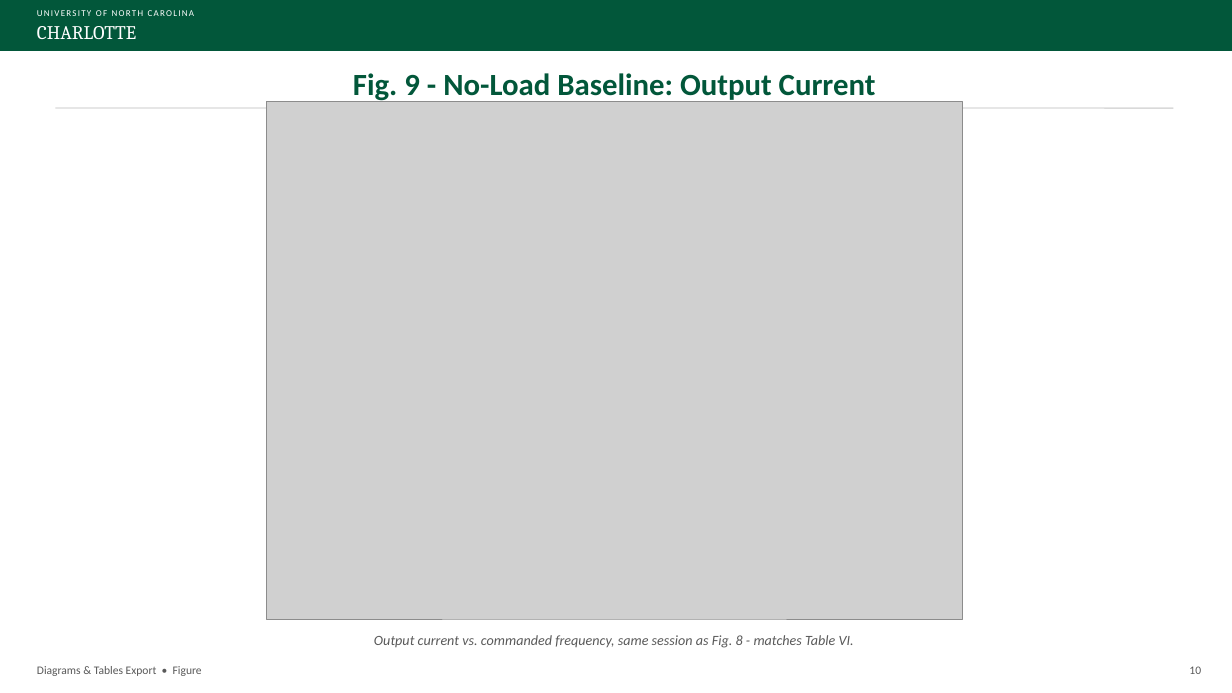
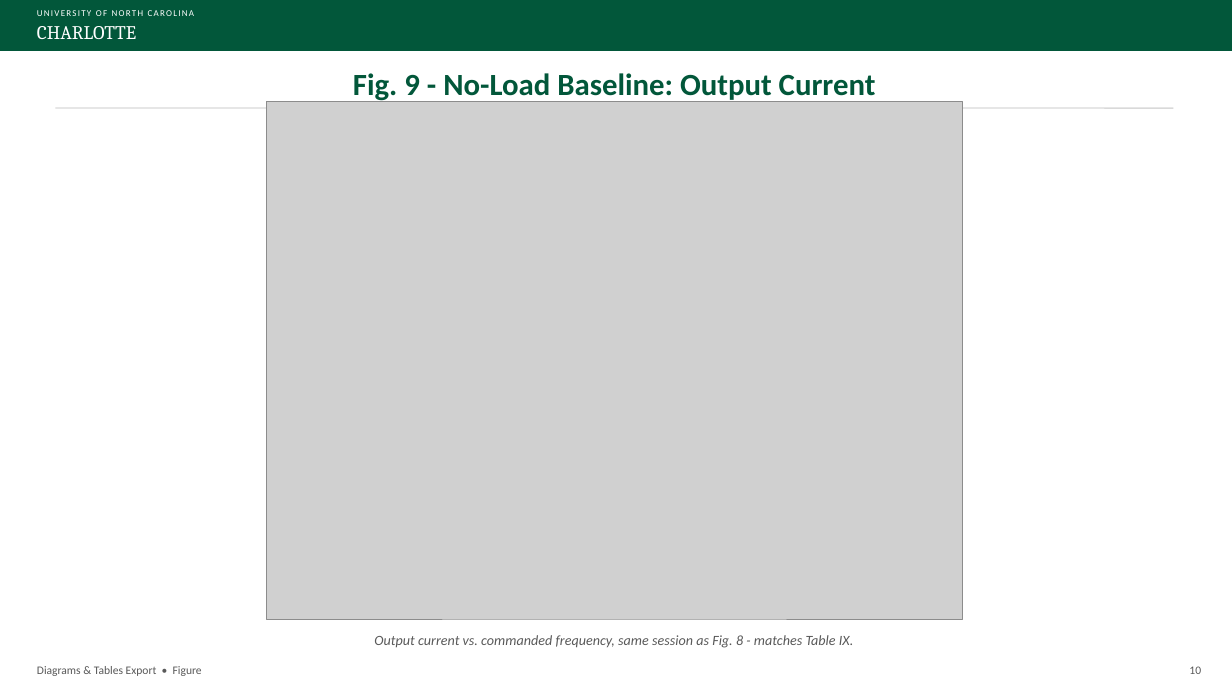
Before and after one commit to David-4529/Capstone, a slide deck: slide 10 of docs/paper/Sensorless_Load_Estimation_Diagrams_Tables_Export_Rev13.pptx. Drawn at 1232x693 pixels with LibreOffice and Linux fonts; fonts in the diff are those of the drawing; grey boxes stand for pictures. Boxes give left, top, right and bottom in pixels: in the first picture for what was removed or moved away, otherwise in the second. Text is boxed around its words. In the diff, an @@ line names an element or a change of style, - is before the commit and + after.

```diff
--- a/docs/paper/Sensorless_Load_Estimation_Diagrams_Tables_Export_Rev13.pptx
+++ b/docs/paper/Sensorless_Load_Estimation_Diagrams_Tables_Export_Rev13.pptx
@@ text at box(374, 635, 853, 648): text changed @@
-Output current vs. commanded frequency, same session as Fig. 8 - matches Table VI.
+Output current vs. commanded frequency, same session as Fig. 8 - matches Table IX.
```
Also in this commit, not shown: 8 other slides changed.
